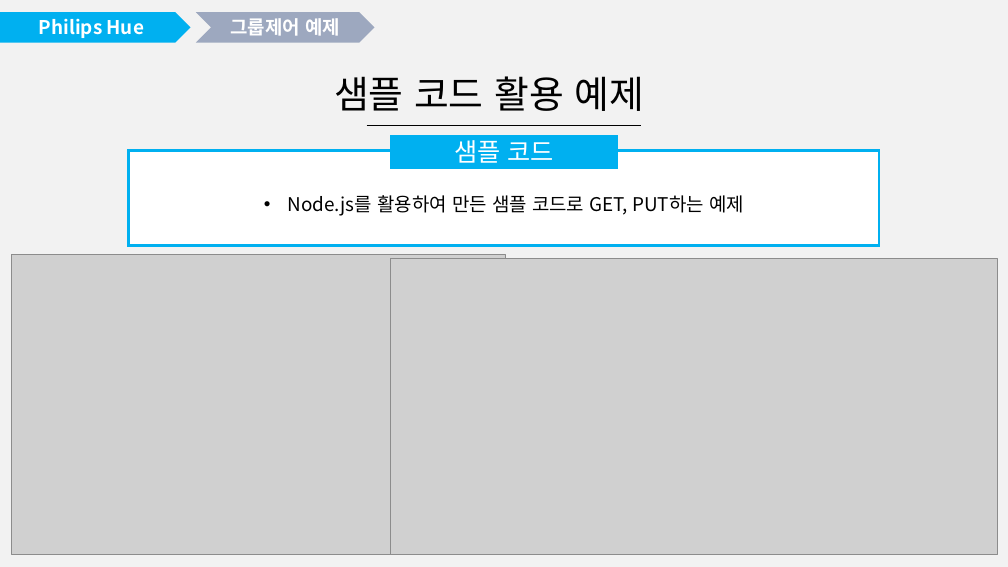
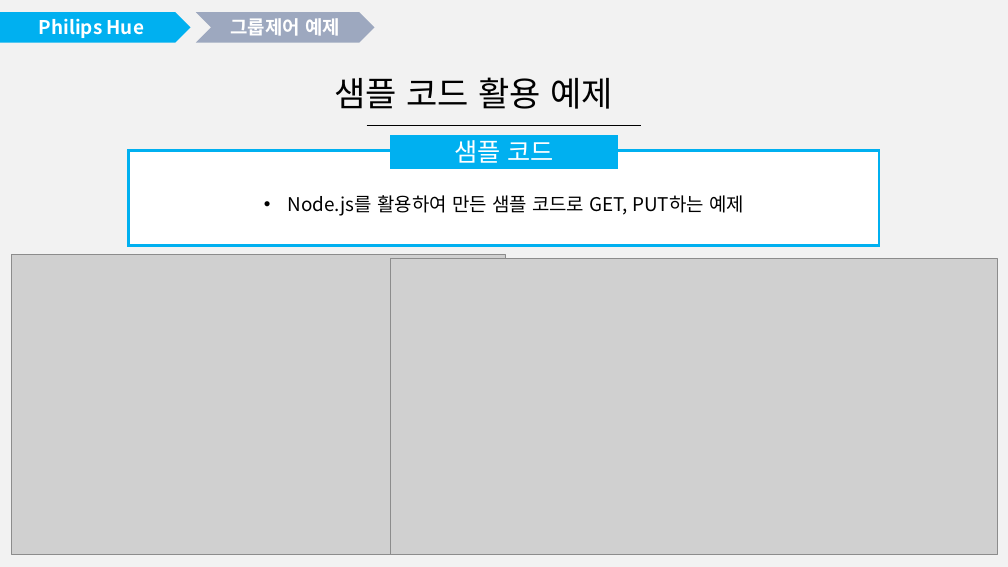
Before and after one commit to qkrdydpyc/Opencarelab, a slide deck: slide 16 of philipshue.pptx. Drawn at 1008x567 pixels with LibreOffice and Linux fonts; fonts in the diff are those of the drawing; grey boxes stand for pictures. Boxes give left, top, right and bottom in pixels: in the first picture for what was removed or moved away, otherwise in the second. Text is boxed around its words. In the diff, an @@ line names an element or a change of style, - is before the commit and + after.

```diff
--- a/philipshue.pptx
+++ b/philipshue.pptx
@@ title "샘플 코드 활용 예제" at box(334, 77, 613, 109): size 36 to 32.4 pt @@
```
Also in this commit, not shown: 3 other slides changed, 7 other files.
